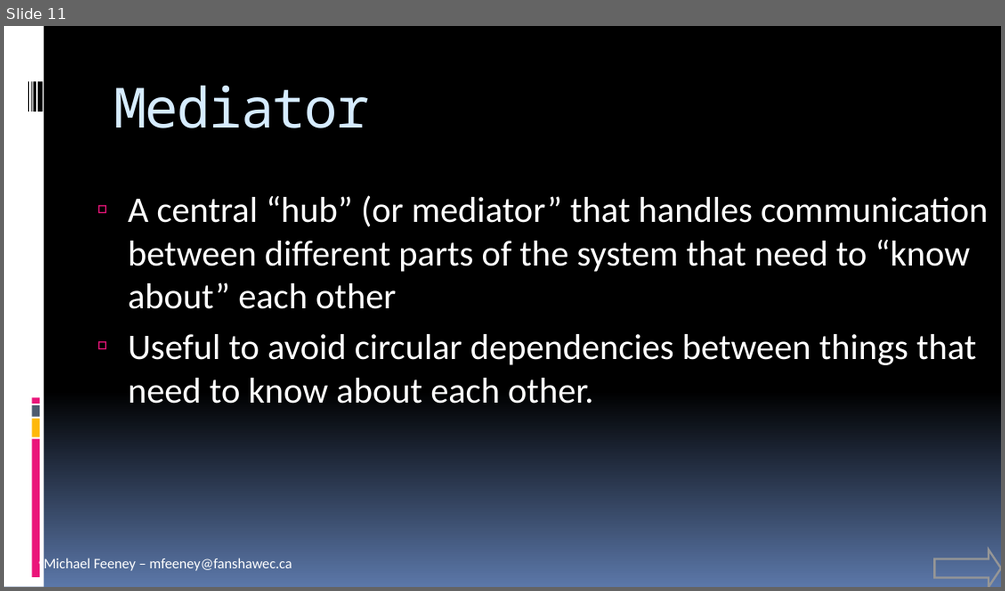
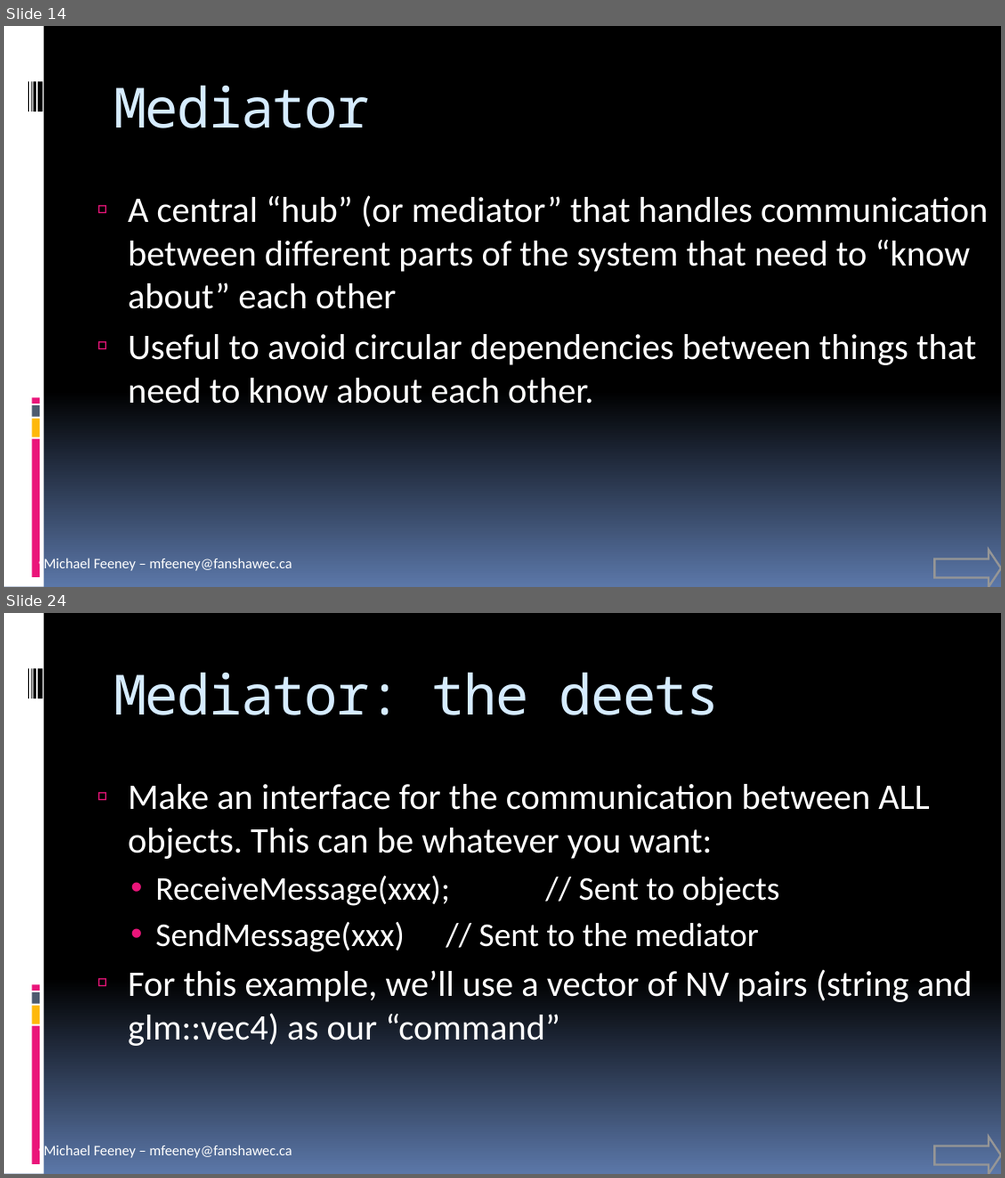
Before and after one commit to FeeneyCodes/GDP202425, a slide deck: 6044_FramPat/D2D/INFO_6044_Patterns (live document).pptx. Shown one above the other, each under a label of ours: slide 11 before the commit, slides 14 and 24 after it; the slides between them are not shown. The pictures are 1005x591 and 1005x1178 pixels, drawn with LibreOffice and Linux fonts; fonts in the diff are those of the drawing. Boxes give left, top, right and bottom in pixels: in the first picture for what was removed or moved away, otherwise in the second. Text is boxed around its words. In the diff, an @@ line names an element or a change of style, - is before the commit and + after.

```diff
--- a/6044_FramPat/D2D/INFO_6044_Patterns (live document).pptx
+++ b/6044_FramPat/D2D/INFO_6044_Patterns (live document).pptx
@@ slide 24 added at (x1=4, y1=613, x2=1001, y2=1174), background gradient #000000 to #5B77A8; not listed: 10 template elements that a slide beside it also shows @@
@@ title added at (x1=113, y1=672, x2=720, y2=715), 40 pt, text #D6ECFF @@
+Mediator: the deets
@@ text added at (x1=128, y1=784, x2=972, y2=1046), 26 pt, text #FFFFFF @@
+  ▫ Make an interface for the communication between ALL objects. This can be whatever you want:
+    • ReceiveMessage(xxx); // Sent to objects
+    • SendMessage(xxx) // Sent to the mediator
+  ▫ For this example, we’ll use a vector of NV pairs (string and glm::vec4) as our “command”
@@ right arrow added at (x1=934, y1=1136, x2=1001, y2=1174), outline #969696 1.5 pt @@
@@ what was slide 11 is now slide 14 @@
```
Also in this commit, not shown: 1 slide changed, 13 other slides added, 32 other files.
